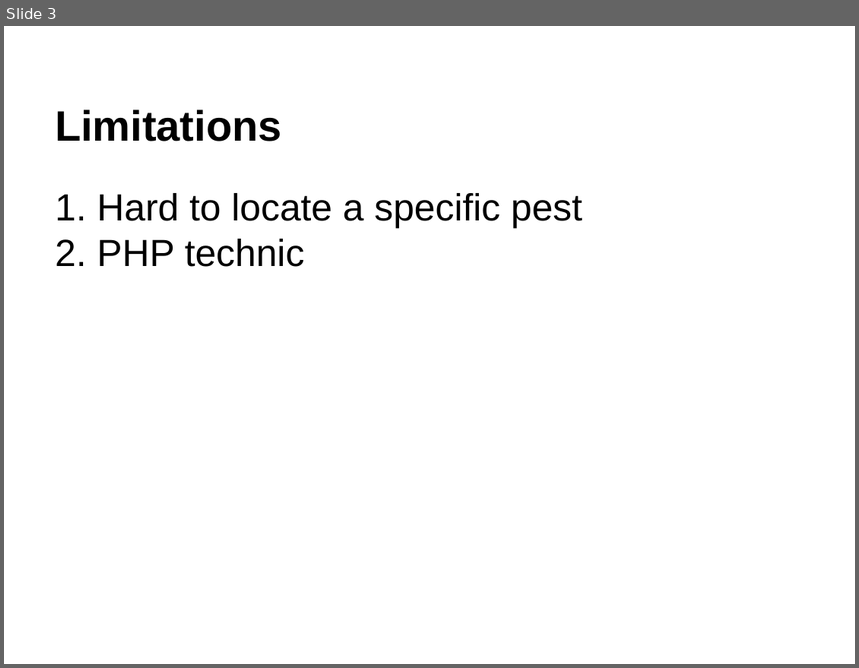
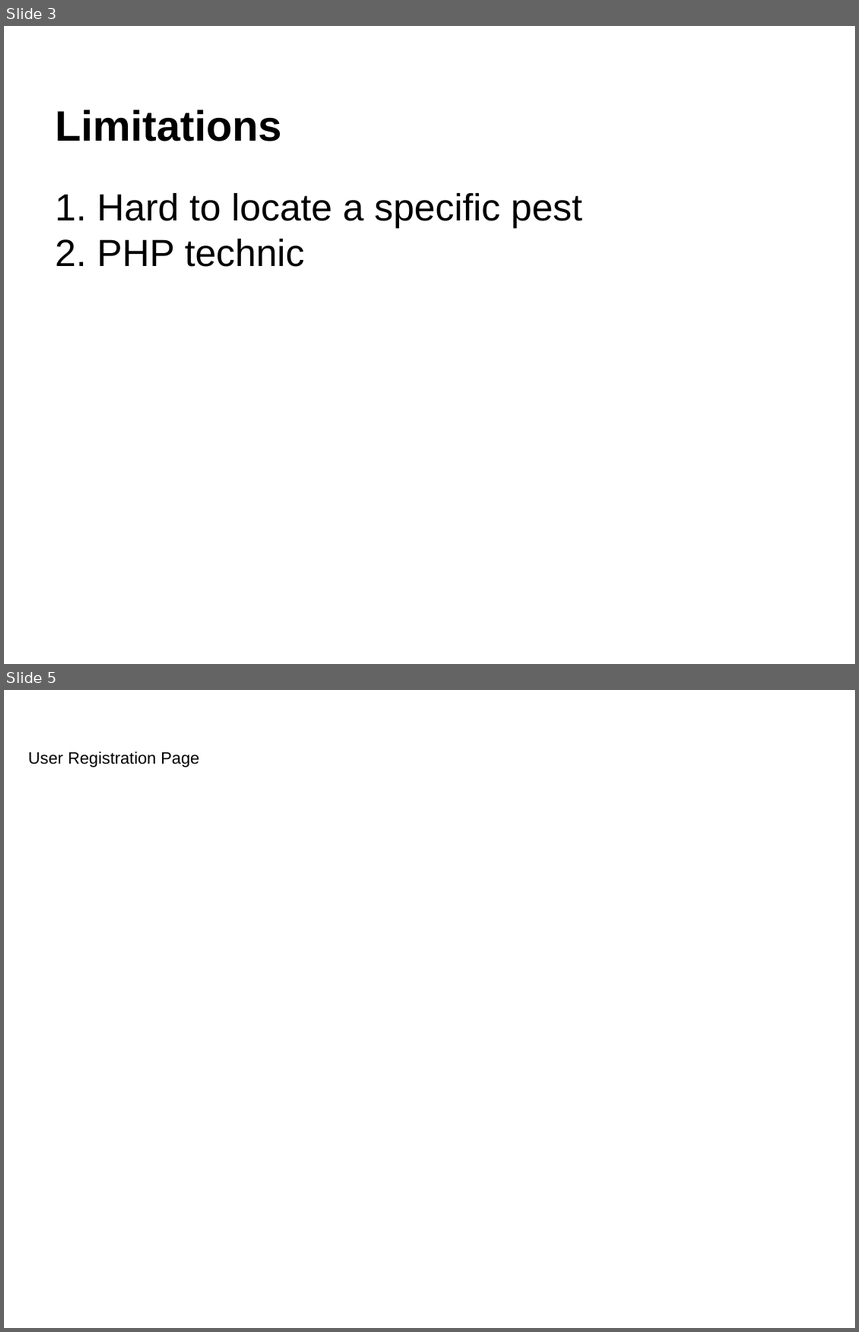
Before and after one commit to alwinc/DynamicMotion, a slide deck: presentation/DynamicMotion Mid-Semester Presentation.ppt. Shown one above the other, each under a label of ours: slide 3 before the commit, slides 3 and 5 after it; the slides between them are not shown. The pictures are 859x668 and 859x1332 pixels, drawn with LibreOffice and Linux fonts; fonts in the diff are those of the drawing; background and template pictures are left out. Boxes give left, top, right and bottom in pixels: in the first picture for what was removed or moved away, otherwise in the second. Text is boxed around its words. In the diff, an @@ line names an element or a change of style, - is before the commit and + after.

```diff
--- a/presentation/DynamicMotion Mid-Semester Presentation.ppt
+++ b/presentation/DynamicMotion Mid-Semester Presentation.ppt
@@ slide 5 added at (4,690,855,1328), background picture (left out) @@
@@ text added at (28,752,199,768), 14 pt, text #000000 @@
+User Registration Page
```
Also in this commit, not shown: 2 slides changed, 1 slide removed.
